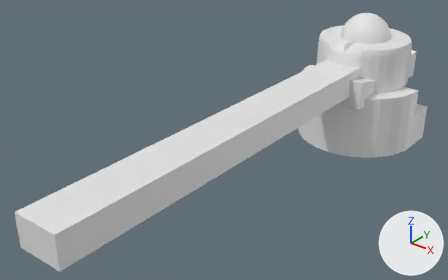
The Blender file doc/lv2images/setBfree.blend: old version first, new version second.
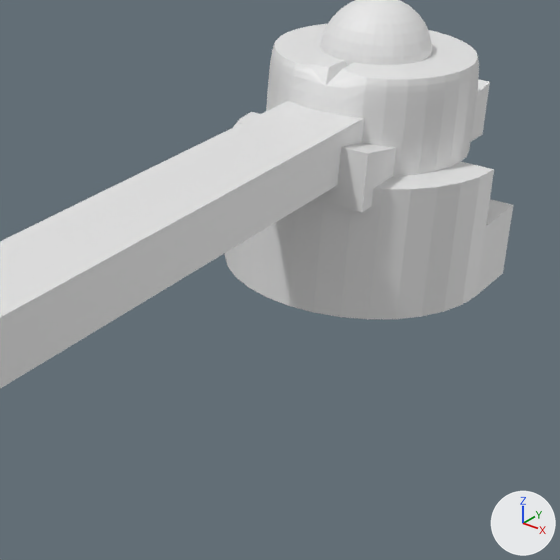
Each version appears first whole from a 50 mm camera at (8.68, -18.19, 7.17) aimed at (-0.84, -6.3, -0.21), and next in a close-up on the part from 44% to 100% of the width and 5% to 95% of the height. The lights are fixed; the arrows at lower right show +X, +Y and +Z. The same objects are shown in both versions, whatever each file hides.

Objects in the first close-up: 'OBJ_Dial', 'OBJ_Drawbar', 'OBJ_Gearbox', 'OBJ_Lever', 'OBJ_Switch'.
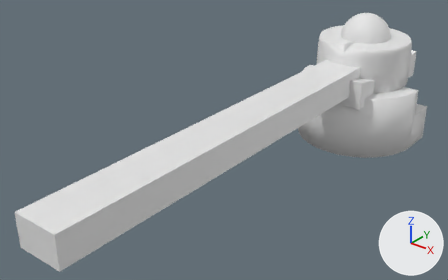
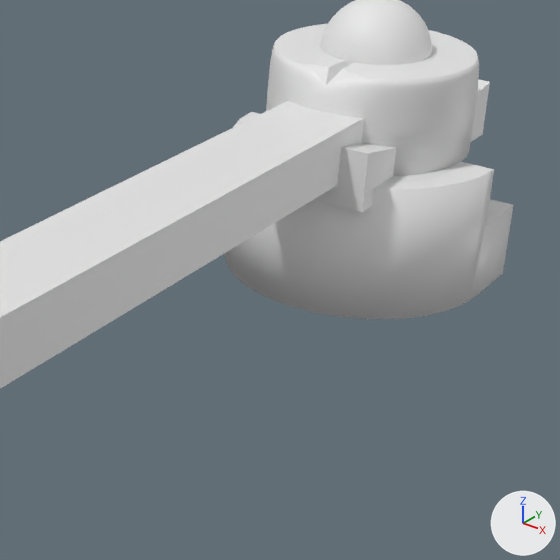
Where the change shows, as pixel boxes (x1, y1, x2, y2) in the close-ups (560 x 560 px):
part 1 of me_cylinder, shading changed
    both: (266, 43, 479, 176)
part 2 of me_cylinder_001, added
    after: (225, 112, 513, 319)

The change, as a list of edits to the scene's bpy script:
```text
Change me_cylinder:
    where me_cylinder.from_pydata(...)  # 195 vertices, 164 faces; spans x -1.48..1.52, y -1.45..1.54, z -0.22..1.17
    used by ob_obj_dial; location = (-0.02, -0.06, 0.22)
    me_cylinder part 1: 156 of the faces centred in x -1.47..1.5, y -1.44..1.53, z 0.13..1.13 are now shaded smooth
Change me_cylinder_001:
    used by ob_obj_gearbox; location = (0.0, 0.0, 0.0); scale = (2.0, 2.0, 2.0)
    remove me_cylinder_001.from_pydata(...)  # 48 vertices, 32 faces; spans x -1.0..1.0, y -1.0..0.5, z -1.0..0.0
    add me_cylinder_001.from_pydata(...)  # 113 vertices, 75 faces; spans x -1.0..1.0, y -1.0..0.5, z -1.0..0.0
    me_cylinder_001 part 2: 65 vertices added at x -1.0..1.0, y -1.0..0.0, z -1.0..0.0
    me_cylinder_001 part 3: the surface is now shaded smooth
```
